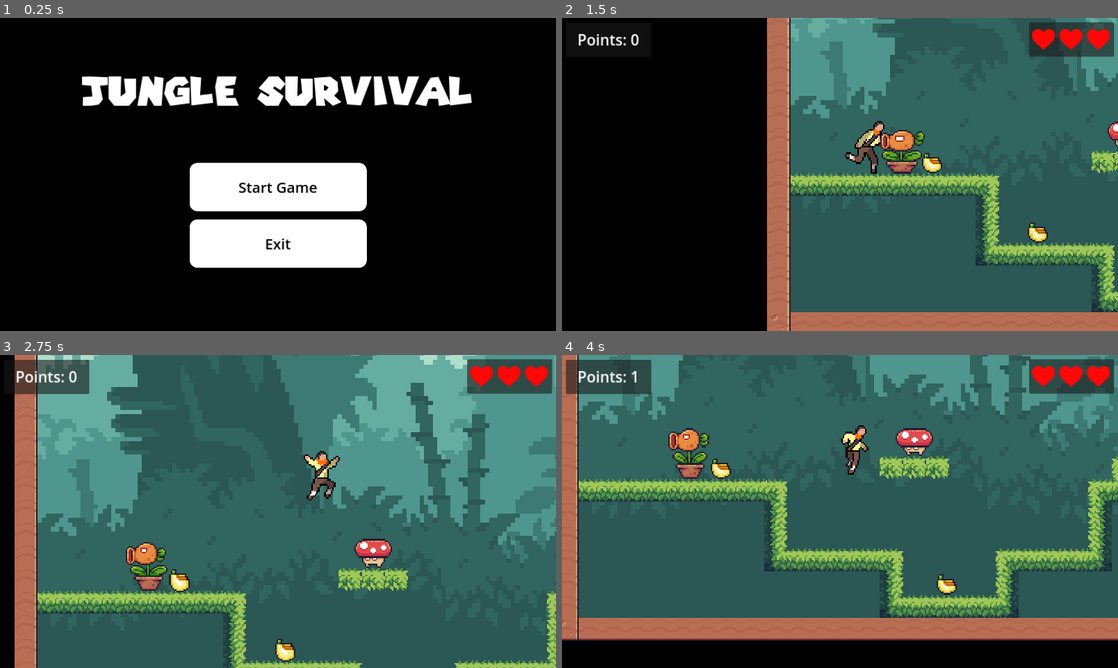
Above: before the commit, frames 1-4 (two rows, left to right).
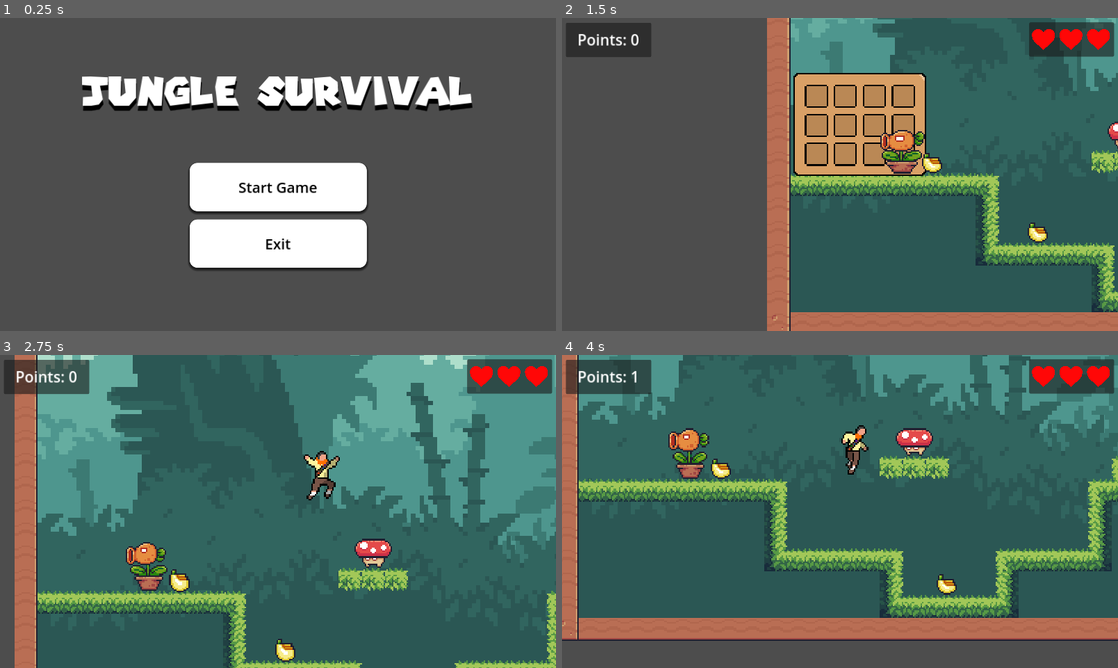
Above: after the commit, the same moments.

Repository: DavidNobela/UP
Game: Godot game, scene res://Scenes/main_menu.tscn
The game is run twice, just before and just after one commit, with the same random seed, the same clock (stepped at 60 frames per second) and the same inputs.
Inputs:
- Up to frame 1 (0.25 s): no input
- Up to frame 2 (1.5 s): click "Start Game" at 0.5 s; hold D (move_right) from 1.28 s (still down); tap E (e, bound only after the commit) at 1.35 s
- Up to frame 3 (2.75 s): keep holding D (move_right); tap W (jump) at 1.52, 2.27 s; tap E (e, bound only after the commit) at 2.1 s
- Up to frame 4 (4 s): release D (move_right) at 2.78 s; hold A (move_left) 2.78-3.53 s; tap E (e, bound only after the commit) at 2.85, 3.6 s; hold D (move_right) from 3.53 s (still down); tap W (jump) at 3.77 s

The runs differ from the first frame. In frame 1, 85% of the frame differs, in the area x 0-100%, y 0-100%; in frame 2, 44%; in frame 3, 2.6%; in frame 4, 8.7%.

Commit message:
inventory unfinished

Diff:
--- /dev/null
+++ b/up/Inventory/Items/Coconut.tres
@@ -0,0 +1,9 @@
+[gd_resource type="Resource" script_class="InvItem" load_steps=3 format=3 uid="uid://da1toabynpskq"]
+
+[ext_resource type="Script" path="res://Inventory/inventory_item.gd" id="1_lgjrs"]
+[ext_resource type="Texture2D" uid="uid://blu4qk2so6uov" path="res://art/coconut png animations-2.png" id="2_mv8so"]
+
+[resource]
+script = ExtResource("1_lgjrs")
+name = "coconut"
+texture = ExtResource("2_mv8so")
--- /dev/null
+++ b/up/Inventory/inv_ui.gd
@@ -0,0 +1,22 @@
+extends Control
+
+
+var is_open = false
+
+func _ready():
+	close()
+
+func _process(delta):
+	if Input.is_action_just_pressed("e"):
+		if is_open:
+			close()
+		else:
+			open()
+
+func open():
+	visible = true
+	is_open = true
+
+func close():
+	visible = false
+	is_open = false
--- /dev/null
+++ b/up/Inventory/inv_ui.tscn
@@ -0,0 +1,74 @@
+[gd_scene load_steps=4 format=3 uid="uid://bd7js4kkd6y6x"]
+
+[ext_resource type="Script" path="res://Inventory/inv_ui.gd" id="1_yu3qx"]
+[ext_resource type="Texture2D" uid="uid://rd0bnm87ln1j" path="res://art/inventory-background.png" id="2_bsau3"]
+[ext_resource type="PackedScene" uid="uid://d207d3rru1p6p" path="res://Inventory/inv_ui_slots.tscn" id="3_c4tpb"]
+
+[node name="Inv_UI" type="Control"]
+custom_minimum_size = Vector2(92, 71)
+layout_mode = 3
+anchors_preset = 0
+offset_right = 92.0
+offset_bottom = 71.0
+script = ExtResource("1_yu3qx")
+
+[node name="NinePatchRect" type="NinePatchRect" parent="."]
+layout_mode = 0
+offset_right = 92.0
+offset_bottom = 71.0
+texture = ExtResource("2_bsau3")
+patch_margin_left = 6
+patch_margin_top = 6
+patch_margin_right = 6
+patch_margin_bottom = 6
+
+[node name="GridContainer" type="GridContainer" parent="NinePatchRect"]
+layout_mode = 1
+anchors_preset = 8
+anchor_left = 0.5
+anchor_top = 0.5
+anchor_right = 0.5
+anchor_bottom = 0.5
+offset_left = -38.0
+offset_top = -28.0
+offset_right = 38.0
+offset_bottom = 28.0
+grow_horizontal = 2
+grow_vertical = 2
+columns = 4
+
+[node name="Inv_UI_Slots1" parent="NinePatchRect/GridContainer" instance=ExtResource("3_c4tpb")]
+layout_mode = 2
+
+[node name="Inv_UI_Slots2" parent="NinePatchRect/GridContainer" instance=ExtResource("3_c4tpb")]
+layout_mode = 2
+
+[node name="Inv_UI_Slots3" parent="NinePatchRect/GridContainer" instance=ExtResource("3_c4tpb")]
+layout_mode = 2
+
+[node name="Inv_UI_Slots4" parent="NinePatchRect/GridContainer" instance=ExtResource("3_c4tpb")]
+layout_mode = 2
+
+[node name="Inv_UI_Slots5" parent="NinePatchRect/GridContainer" instance=ExtResource("3_c4tpb")]
+layout_mode = 2
+
+[node name="Inv_UI_Slots6" parent="NinePatchRect/GridContainer" instance=ExtResource("3_c4tpb")]
+layout_mode = 2
+
+[node name="Inv_UI_Slots7" parent="NinePatchRect/GridContainer" instance=ExtResource("3_c4tpb")]
+layout_mode = 2
+
+[node name="Inv_UI_Slots8" parent="NinePatchRect/GridContainer" instance=ExtResource("3_c4tpb")]
+layout_mode = 2
+
+[node name="Inv_UI_Slots9" parent="NinePatchRect/GridContainer" instance=ExtResource("3_c4tpb")]
+layout_mode = 2
+
+[node name="Inv_UI_Slots10" parent="NinePatchRect/GridContainer" instance=ExtResource("3_c4tpb")]
+layout_mode = 2
+
+[node name="Inv_UI_Slots11" parent="NinePatchRect/GridContainer" instance=ExtResource("3_c4tpb")]
+layout_mode = 2
+
+[node name="Inv_UI_Slots12" parent="NinePatchRect/GridContainer" instance=ExtResource("3_c4tpb")]
+layout_mode = 2
--- /dev/null
+++ b/up/Inventory/inv_ui_slots.gd
@@ -0,0 +1,10 @@
+extends Panel
+
+@onready var item_visual: Sprite2D = $item_display
+
+func update(item: InvItem):
+	if !item:
+		item_visual.visable = false
+	else:
+		item_visual.visable = true
+		item_visual.texture = item.texture
--- /dev/null
+++ b/up/Inventory/inv_ui_slots.tscn
@@ -0,0 +1,17 @@
+[gd_scene load_steps=3 format=3 uid="uid://d207d3rru1p6p"]
+
+[ext_resource type="Script" path="res://Inventory/inv_ui_slots.gd" id="1_pud4g"]
+[ext_resource type="Texture2D" uid="uid://ckby5pjwhlqb2" path="res://art/inventory-slot.png" id="1_xqllb"]
+
+[node name="Inv_UI_Slots" type="Panel"]
+self_modulate = Color(1, 1, 1, 0)
+custom_minimum_size = Vector2(16, 16)
+offset_right = 16.0
+offset_bottom = 16.0
+script = ExtResource("1_pud4g")
+
+[node name="Sprite2D" type="Sprite2D" parent="."]
+texture = ExtResource("1_xqllb")
+centered = false
+
+[node name="item_display" type="Sprite2D" parent="."]
--- /dev/null
+++ b/up/Inventory/inventory.gd
@@ -0,0 +1,5 @@
+extends Resource
+
+class_name Inv
+
+@export var item: Array[InvItem]
--- /dev/null
+++ b/up/Inventory/inventory_item.gd
@@ -0,0 +1,6 @@
+extends Resource
+
+class_name InvItem
+
+@export var name: String = ""
+@export var texture: Texture2D
--- /dev/null
+++ b/up/Inventory/playerInventory.tres
@@ -0,0 +1,9 @@
+[gd_resource type="Resource" script_class="Inv" load_steps=4 format=3 uid="uid://b0kx8t2rkbbha"]
+
+[ext_resource type="Script" path="res://Inventory/inventory_item.gd" id="1_a05cu"]
+[ext_resource type="Script" path="res://Inventory/inventory.gd" id="2_d3ote"]
+[ext_resource type="Resource" uid="uid://da1toabynpskq" path="res://Inventory/Items/Coconut.tres" id="2_lrd7k"]
+
+[resource]
+script = ExtResource("2_d3ote")
+item = Array[ExtResource("1_a05cu")]([null, null, ExtResource("2_lrd7k"), null, null, null, null, ExtResource("2_lrd7k"), ExtResource("2_lrd7k"), null, null, null])
--- a/up/Scenes/main_character.tscn
+++ b/up/Scenes/main_character.tscn
@@ -1,7 +1,9 @@
-[gd_scene load_steps=18 format=3 uid="uid://cb055u5fhfh65"]
+[gd_scene load_steps=20 format=3 uid="uid://cb055u5fhfh65"]
 
 [ext_resource type="Script" path="res://Script/main_character.gd" id="1_ufcd3"]
 [ext_resource type="Texture2D" uid="uid://d1ggx4mxtew6n" path="res://items.png" id="2_etg24"]
+[ext_resource type="Resource" uid="uid://b0kx8t2rkbbha" path="res://Inventory/playerInventory.tres" id="2_j6qme"]
+[ext_resource type="PackedScene" uid="uid://bd7js4kkd6y6x" path="res://Inventory/inv_ui.tscn" id="4_eglp3"]
 
 [sub_resource type="AtlasTexture" id="AtlasTexture_32avw"]
 atlas = ExtResource("2_etg24")
@@ -119,6 +121,7 @@
 texture_filter = 1
 collision_layer = 2
 script = ExtResource("1_ufcd3")
+inv = ExtResource("2_j6qme")
 
 [node name="AnimatedSprite2D" type="AnimatedSprite2D" parent="."]
 texture_filter = 1
@@ -132,3 +135,9 @@
 [node name="CollisionShape2D" type="CollisionShape2D" parent="."]
 position = Vector2(6.5, -18.5)
 shape = SubResource("RectangleShape2D_lmssj")
+
+[node name="Inv_UI" parent="." instance=ExtResource("4_eglp3")]
+offset_left = -45.0
+offset_top = -70.0
+offset_right = 47.0
+offset_bottom = 1.0
--- a/up/Script/main_character.gd
+++ b/up/Script/main_character.gd
@@ -1,5 +1,6 @@
 extends CharacterBody2D
 
+@export var inv: Inv
 
 const SPEED = 130.0
 const JUMP_VELOCITY = -350.0
--- a/up/project.godot
+++ b/up/project.godot
@@ -67,7 +67,8 @@
 "events": [Object(InputEventKey,"resource_local_to_scene":false,"resource_name":"","device":-1,"window_id":0,"alt_press …(192 unchanged characters)…
 ]
 }
-
-[rendering]
-
-environment/defaults/default_clear_color=Color(0, 0, 0, 1)
+e={
+"deadzone": 0.5,
+"events": [Object(InputEventKey,"resource_local_to_scene":false,"resource_name":"","device":-1,"window_id":0,"alt_pressed":false,"shift_pressed":false,"ctrl_pressed":false,"meta_pressed":false,"pressed":false,"keycode":0,"physical_keycode":69,"key_label":0,"unicode":101,"location":0,"echo":false,"script":null)
+]
+}
Binary file added: up/art/coconut png animations-2.png
Not shown, added: up/art/coconut png animations-2.png.import
Binary file added: up/art/coconut png animations.png
Not shown, added: up/art/coconut png animations.png.import
Binary file added: up/art/inventory-background.png
Not shown, added: up/art/inventory-background.png.import
Binary file added: up/art/inventory-slot.png
Not shown, added: up/art/inventory-slot.png.import
Not shown, added: .DS_Store
Not shown, added: up/.DS_Store
Not shown, added: up/art/.DS_Store
